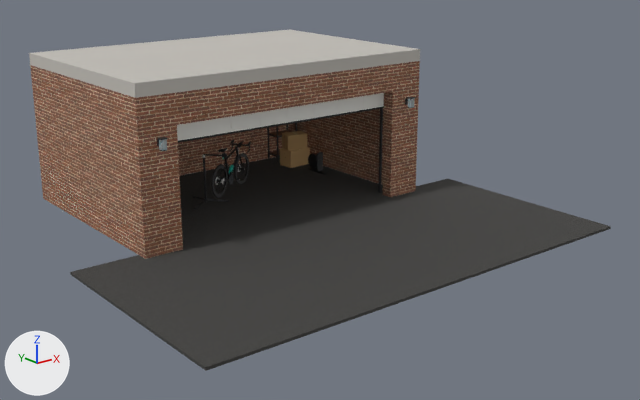
Before and after pictures for a commit that changed the Blender file blender/garage-blockout.blend.
Rendered twice from a 50 mm lens placed at (-9.83, -15.28, 5.53), pointed at (0.29, -2.64, 0.47). The axes (+X, +Y, +Z) are drawn at lower left. The lights are the same throughout. The picture after the commit comes second.

Before the edit, the objects in view are built like this:
```python
me_boden = bpy.data.meshes.new('Boden')
me_boden.from_pydata(...)  # a box spanning x -3.0..3.0, y -2.0..2.0, z -0.05..0.0
me_boden.materials.append(mat_asphalt)
me_wand_rechts = bpy.data.meshes.new('Wand_Rechts')
me_wand_rechts.from_pydata(...)  # a box spanning x 3.0..3.24, y -2.0..2.0, z 0.0..2.8
me_wand_rechts.materials.append(mat_backstein)
ob_boden = bpy.data.objects.new('Boden', me_boden)
ob_boden.location = (0.0, 0.0, 0.0)
_m = ob_boden.modifiers.new('Bevel', 'BEVEL')
_m.width = 0.004
_m.width_pct = 0.004
_m.angle_limit = 1.047
ob_rad = bpy.data.objects.new('Rad', None)
ob_rad.location = (-0.2, -0.3, 0.0)
ob_rad.rotation_euler = (0.0, 0.0, 0.524)  # degrees (0, 0, 30)
ob_wand_rechts = bpy.data.objects.new('Wand_Rechts', me_wand_rechts)
ob_wand_rechts.location = (0.0, 0.0, 0.0)
# also in view: 'Karton_1' at (2.55, 1.15, 0.2); 'Tor_Segment' at (0.0, -1.9, 2.05); 'Pfeiler_L' at (-2.87, -2.12, 1.12); 'Wand_Links' at (-3.12, 0.0, 1.4); 'Decke' at (0.0, 0.0, 2.92)
```
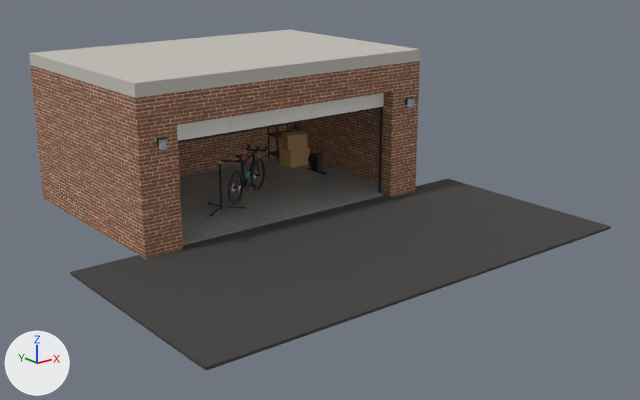
ob_rad is not drawn itself; it is the parent of ob_radcomputer, ob_rad_hinterrad, ob_rad_vorderrad, ob_rad_rahmen, ob_rad_sattel, ob_rad_antrieb, ob_rad_flasche.

The edits, one by one:
Picture 'steinplatten_normal' (img_steinplatten_normal) is new.
Picture 'steinplatten_color' (img_steinplatten_color) is new.
Material 'Steinplatten' (mat_steinplatten) is new.
Uses the picture img_steinplatten_color.
Uses the picture img_steinplatten_normal.
me_boden has 8 vertices, 6 faces and spans x -3.0..3.0, y -2.0..2.0, z -0.05..0.0.
me_boden no longer uses material mat_asphalt.
me_boden gains material mat_steinplatten.
Mesh me_schwelle is new.
It is a box spanning x -2.5..2.5, y -2.06..-1.94, z 0.0..0.02.
It uses material mat_beton (grey #9a968f).
Object 'Rad' (ob_rad) moves from (-0.2, -0.3, 0.0) to (-0.2, -0.9, 0.0).
Object 'Schwelle' (ob_schwelle) is new; it shows me_schwelle.
Its location is (0.0, 0.0, 0.0).
It gains a BEVEL modifier named 'Bevel'.
Modifier setting: width = 0.003.
Modifier setting: width_pct = 0.003.
Modifier setting: angle_limit = 1.047.

Where the change shows, as pixel boxes [x1, y1, x2, y2] in the pictures (640 x 400 px):
'Boden', recoloured (lighter): [179, 157, 383, 242] in both
'Schwelle', added: after [183, 193, 384, 245]
'Rad_Hinterrad', moved: before [211, 164, 228, 198]; after [228, 171, 244, 205]
'Rad_Rahmen', moved: before [215, 140, 251, 181]; after [231, 145, 268, 188]
'Rad_Vorderrad', moved: before [234, 153, 249, 185]; after [251, 159, 265, 191]
'Rad_Antrieb', moved: before [219, 175, 241, 188]; after [235, 181, 257, 195]
'Rad_Flasche', moved: before [227, 163, 234, 174]; after [243, 166, 250, 180]
'Rad_Sattel', moved: before [218, 148, 227, 152]; after [235, 154, 244, 158]
